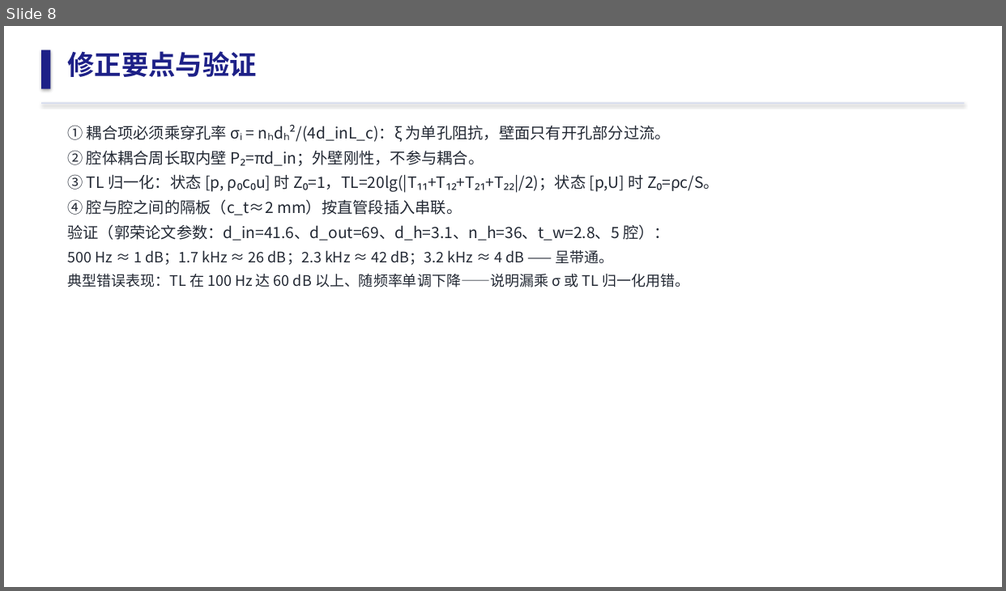
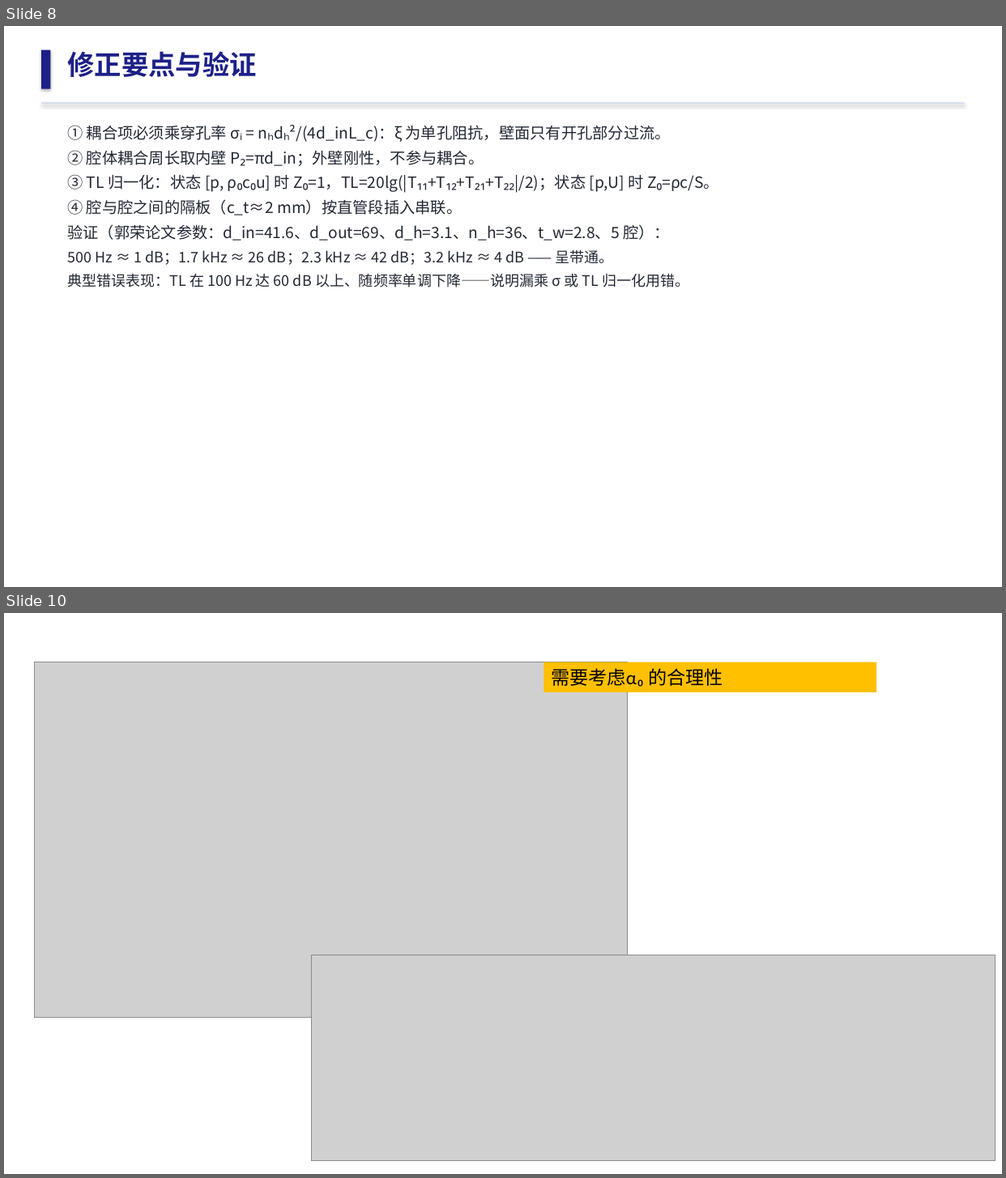
Before and after one commit to lizhelC521314/Theoretical-Calculation-Platform, a slide deck: 公式梳理/多腔消声器-公式与参数.pptx. Shown one above the other, each under a label of ours: slide 8 before the commit, slides 8 and 10 after it; the slides between them are not shown. The pictures are 1006x591 and 1006x1178 pixels, drawn with LibreOffice and Linux fonts; fonts in the diff are those of the drawing; grey boxes stand for pictures. Boxes give left, top, right and bottom in pixels: in the first picture for what was removed or moved away, otherwise in the second. Text is boxed around its words. In the diff, an @@ line names an element or a change of style, - is before the commit and + after.

```diff
--- a/公式梳理/多腔消声器-公式与参数.pptx
+++ b/公式梳理/多腔消声器-公式与参数.pptx
@@ slide 10 added at <box>4,613,1002,1174</box>, background #FFFFFF @@
@@ picture added at <box>34,662,627,1018</box> @@
@@ rectangle added at <box>543,662,876,692</box>, fill #FFC000, 18 pt, text #000000 @@
+需要考虑α₀ 的合理性
@@ picture added at <box>311,955,995,1161</box> @@
```
Also in this commit, not shown: 1 other slide added, 3 other files.
